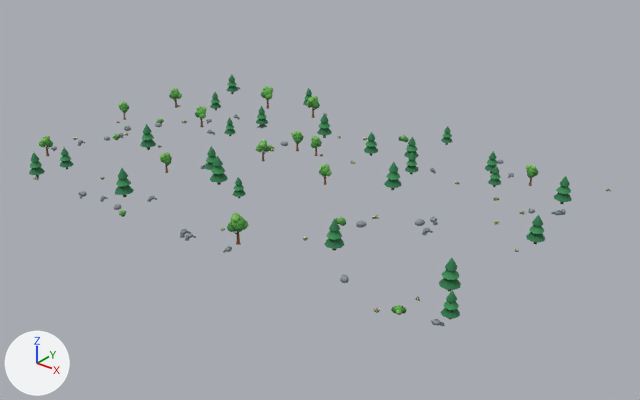
The glTF model assets/models/level_1_decor.glb: old version first, new version second.
Before and after are seen from a 50 mm camera at (29.1, -34.2, 20.2) aimed at (1.6, 0.2, -1.1). Every picture has the same lights, and +X, +Y and +Z are marked at lower left. The first picture is the older version. Objects named as collision shapes, trigger or cutter boxes, shadow casters or lower levels of detail are left out. Where no turn or scale is listed for an object, it has been applied to the vertices. Vertices at exactly the same position are counted once.

Script lines for the objects in view, before the commit:
```python
ob_chunk_0_0 = bpy.data.objects.new('Chunk_0_0', me_chunk_0_0)
ob_chunk_0_0.location = (0.0, 0.0, 0.0)
ob_chunk_0_m1 = bpy.data.objects.new('Chunk_0_m1', me_chunk_0_m1)
ob_chunk_0_m1.location = (0.0, 0.0, 0.0)
ob_chunk_1_0 = bpy.data.objects.new('Chunk_1_0', me_chunk_1_0)
ob_chunk_1_0.location = (0.0, 0.0, 0.0)
ob_chunk_1_m1 = bpy.data.objects.new('Chunk_1_m1', me_chunk_1_m1)
ob_chunk_1_m1.location = (0.0, 0.0, 0.0)
ob_chunk_m1_0 = bpy.data.objects.new('Chunk_m1_0', me_chunk_m1_0)
ob_chunk_m1_0.location = (0.0, 0.0, 0.0)
ob_chunk_m1_m1 = bpy.data.objects.new('Chunk_m1_m1', me_chunk_m1_m1)
ob_chunk_m1_m1.location = (0.0, 0.0, 0.0)
ob_chunk_m2_0 = bpy.data.objects.new('Chunk_m2_0', me_chunk_m2_0)
ob_chunk_m2_0.location = (0.0, 0.0, 0.0)
ob_chunk_m2_m1 = bpy.data.objects.new('Chunk_m2_m1', me_chunk_m2_m1)
ob_chunk_m2_m1.location = (0.0, 0.0, 0.0)
```
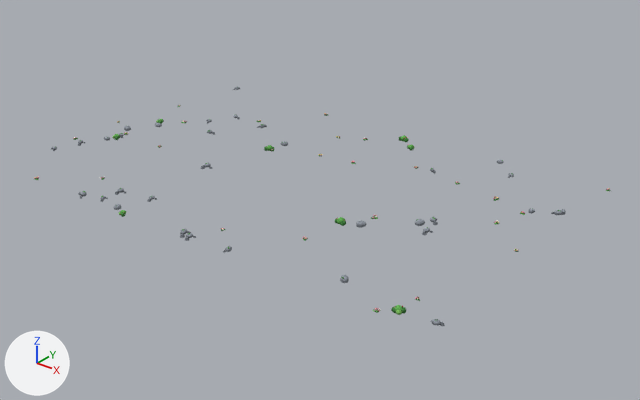
Where the newer file only moved an object's origin or applied its transform, the numbers keep the older frame.

Pixel boxes [x1, y1, x2, y2] of what changed, in the pictures (640 x 400 px):
'Chunk_0_m1', reshaped (16% narrower, 9% shorter): before [319, 126, 514, 225]; after [351, 135, 514, 225]
'Chunk_m1_m1', reshaped (41% shorter): before [195, 86, 367, 161]; after [206, 113, 368, 157]
'Chunk_m1_0', reshaped (20% narrower, 23% shorter): before [78, 124, 246, 217]; after [78, 146, 212, 217]
'Chunk_0_0', reshaped: before [180, 213, 433, 283]; after [180, 215, 433, 283]
'Chunk_1_m1', reshaped (52% shorter): before [493, 165, 611, 244]; after [493, 188, 611, 225]
'Chunk_m2_0', reshaped (24% shorter): before [29, 102, 131, 180]; after [34, 121, 131, 180]
'Chunk_m2_m1', reshaped (24% shorter): before [155, 74, 240, 127]; after [155, 87, 240, 127]
part 1 of me_chunk_0_0, deleted: before [221, 213, 379, 251]
part 2 of me_chunk_0_m1, deleted: before [319, 126, 501, 190]
part 3 of me_chunk_1_0, deleted (green): before [439, 258, 461, 320]
part 4 of me_chunk_1_m1, deleted: before [493, 165, 607, 244]
part 5 of me_chunk_m1_0, deleted: before [115, 124, 246, 198]
part 6 of me_chunk_m1_m1, deleted: before [195, 86, 365, 161]
part 7 of me_chunk_m2_0, deleted: before [29, 102, 129, 177]
part 8 of me_chunk_m2_m1, deleted: before [169, 74, 238, 111]

Edits to the bpy script that builds the scene:
```text
Change me_chunk_0_0:
    remove me_chunk_0_0.from_pydata(...)  # 3433 vertices, 6214 faces; spans x -0.09..9.45, y -8.91..-0.25, z -0.22..1.6
    add me_chunk_0_0.from_pydata(...)  # 2712 vertices, 4840 faces; spans x -0.09..9.45, y -8.91..-0.25, z -0.22..0.16
    me_chunk_0_0 part 1: 48 loose pieces with 1051 vertices, spanning x 1.3..7.31, y -8.14..-1.25, z -0.03..1.6, are deleted
    other edits to the shape of me_chunk_0_0 do not show in these pictures
Change me_chunk_0_m1:
    remove me_chunk_0_m1.from_pydata(...)  # 4066 vertices, 7376 faces; spans x 1.17..9.67, y -0.15..9.54, z -0.21..1.62
    add me_chunk_0_m1.from_pydata(...)  # 2727 vertices, 4862 faces; spans x 1.29..9.46, y -0.07..9.0, z -0.21..0.17
    me_chunk_0_m1 part 2: 74 loose pieces with 1699 vertices, spanning x 1.17..9.67, y -0.15..9.54, z -0.04..1.62, are deleted
    other edits to the shape of me_chunk_0_m1 do not show in these pictures
Change me_chunk_1_0:
    remove me_chunk_1_0.from_pydata(...)  # 2126 vertices, 3708 faces; spans x 11.29..14.52, y -8.5..0.05, z -0.2..1.63
    add me_chunk_1_0.from_pydata(...)  # 1920 vertices, 3328 faces; spans x 11.29..14.14, y -8.5..0.05, z -0.2..0.16
    me_chunk_1_0 part 3: 8 loose pieces with 206 vertices, spanning x 12.5..14.52, y -7.3..-4.58, z -0.02..1.63, are deleted
Change me_chunk_1_m1:
    remove me_chunk_1_m1.from_pydata(...)  # 3009 vertices, 5294 faces; spans x 10.0..14.44, y 0.68..9.11, z -0.17..1.56
    add me_chunk_1_m1.from_pydata(...)  # 2185 vertices, 3730 faces; spans x 9.98..14.43, y 1.68..9.11, z -0.17..0.12
    me_chunk_1_m1 part 4: 69 loose pieces with 1352 vertices, spanning x 10.0..14.38, y 0.68..9.03, z -0.03..1.56, are deleted
    other edits to the shape of me_chunk_1_m1 do not show in these pictures
Change me_chunk_m1_0:
    remove me_chunk_m1_0.from_pydata(...)  # 3395 vertices, 6226 faces; spans x -9.67..-0.1, y -9.15..-1.71, z -0.17..1.68
    add me_chunk_m1_0.from_pydata(...)  # 2262 vertices, 4092 faces; spans x -9.12..-3.66, y -9.15..-1.7, z -0.17..0.12
    me_chunk_m1_0 part 5: 33 loose pieces with 1133 vertices, spanning x -9.67..-0.1, y -8.11..-1.99, z -0.03..1.68, are deleted
    other edits to the shape of me_chunk_m1_0 do not show in these pictures
Change me_chunk_m1_m1:
    remove me_chunk_m1_m1.from_pydata(...)  # 8039 vertices, 14678 faces; spans x -10.09..-0.01, y 0.09..9.41, z -0.22..1.53
    add me_chunk_m1_m1.from_pydata(...)  # 3919 vertices, 6814 faces; spans x -10.09..0.03, y 1.6..8.7, z -0.22..0.14
    me_chunk_m1_m1 part 6: 189 loose pieces with 5306 vertices, spanning x -9.82..-0.05, y 0.09..9.41, z -0.07..1.53, are deleted
    other edits to the shape of me_chunk_m1_m1 do not show in these pictures
Change me_chunk_m2_0:
    remove me_chunk_m2_0.from_pydata(...)  # 4349 vertices, 7850 faces; spans x -14.57..-10.23, y -9.41..0.22, z -0.2..1.47
    add me_chunk_m2_0.from_pydata(...)  # 2907 vertices, 5102 faces; spans x -14.21..-10.6, y -9.35..-0.59, z -0.2..0.14
    me_chunk_m2_0 part 7: 76 loose pieces with 1924 vertices, spanning x -14.57..-10.23, y -9.41..0.22, z -0.06..1.47, are deleted
    other edits to the shape of me_chunk_m2_0 do not show in these pictures
Change me_chunk_m2_m1:
    remove me_chunk_m2_m1.from_pydata(...)  # 2370 vertices, 4288 faces; spans x -13.74..-10.42, y 0.36..9.22, z -0.2..1.44
    add me_chunk_m2_m1.from_pydata(...)  # 1546 vertices, 2724 faces; spans x -13.45..-10.65, y 0.36..9.22, z -0.2..0.13
    me_chunk_m2_m1 part 8: 30 loose pieces with 920 vertices, spanning x -13.74..-10.42, y 1.86..8.25, z -0.03..1.44, are deleted
    other edits to the shape of me_chunk_m2_m1 do not show in these pictures
```
